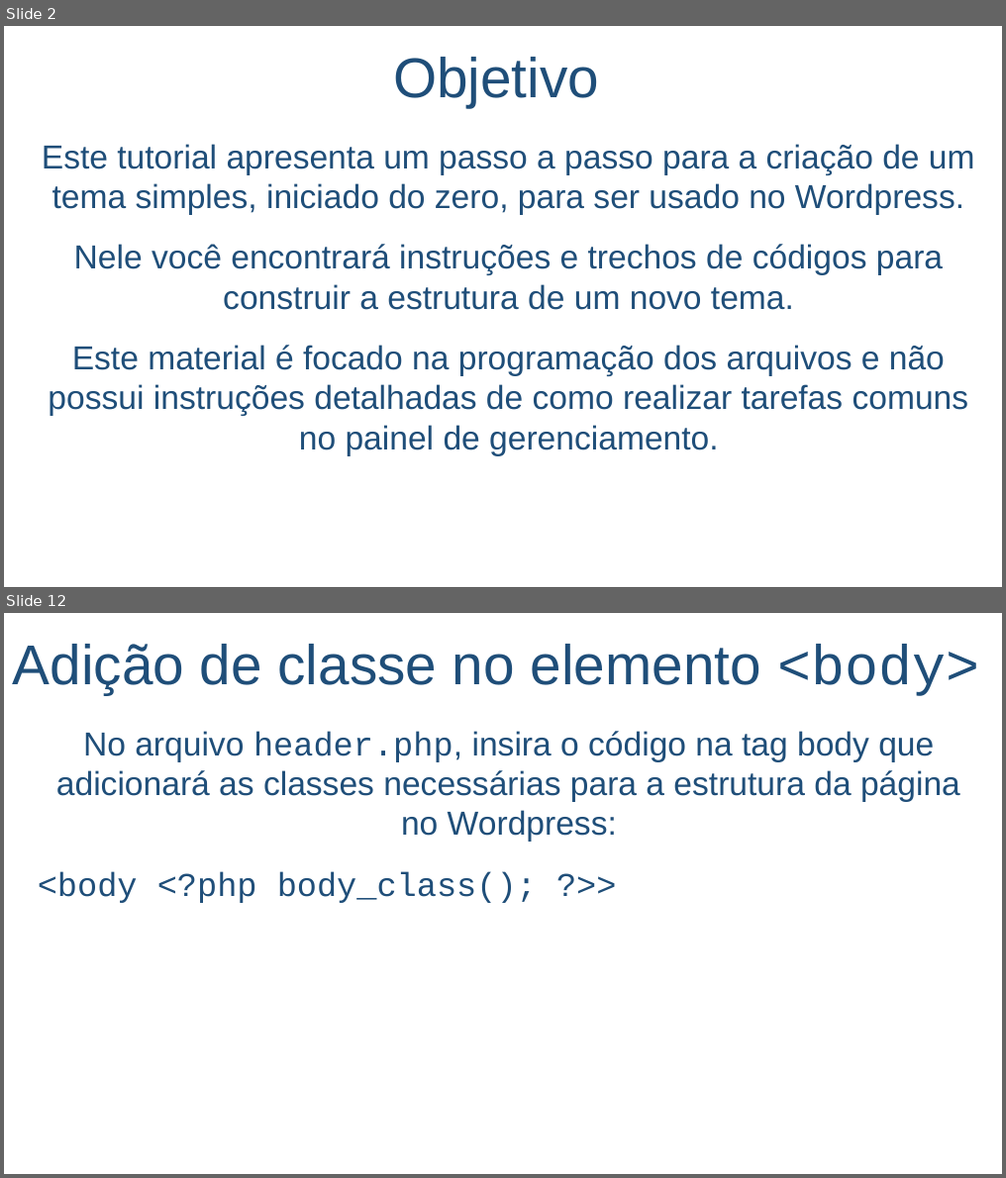
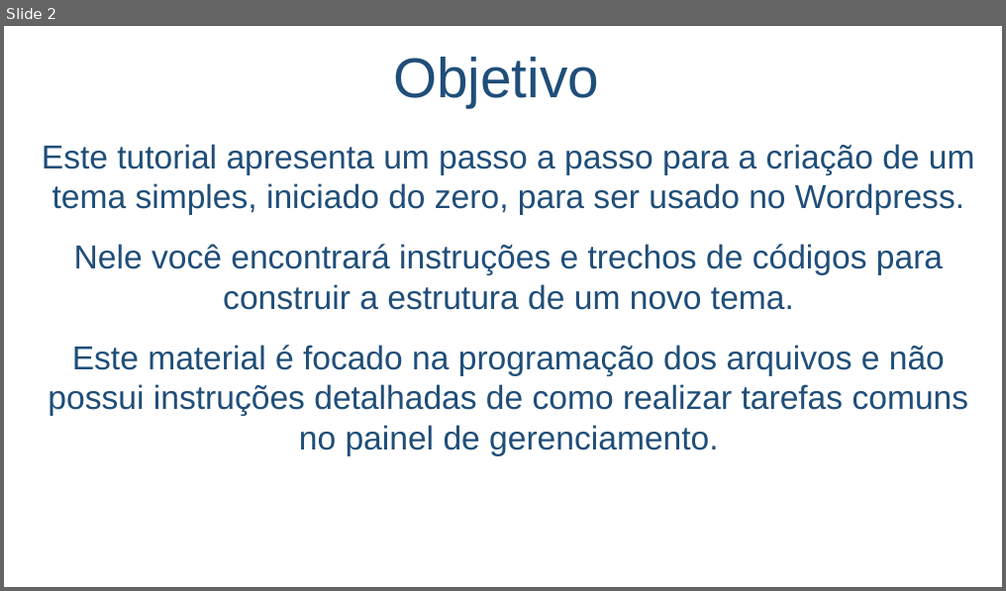
Before and after one commit to salmo-jr/public-slides, a slide deck: javascript-introducao.pptx. Shown one above the other, each under a label of ours: slides 2 and 12 before the commit, slide 2 after it; the slides between them are not shown. The pictures are 1006x1178 and 1006x591 pixels, drawn with LibreOffice and Linux fonts; fonts in the diff are those of the drawing; background and template pictures are left out. Boxes give left, top, right and bottom in pixels: in the first picture for what was removed or moved away, otherwise in the second. Text is boxed around its words. In the diff, an @@ line names an element or a change of style, - is before the commit and + after.

```diff
--- a/javascript-introducao.pptx
+++ b/javascript-introducao.pptx
@@ slide 12 removed at <box>4,613,1002,1174</box>, background picture (left out) @@
@@ title removed at <box>13,644,979,696</box> @@
-Adição de classe no elemento <body>
@@ text removed at <box>38,731,960,903</box> @@
-No arquivo header.php, insira o código na tag body que adicionará as classes necessárias para a estrutura da página no Wordpress:
-<body <?php body_class(); ?>>
```
Also in this commit, not shown: 3 slides changed, 8 slides added, 42 other slides removed.
